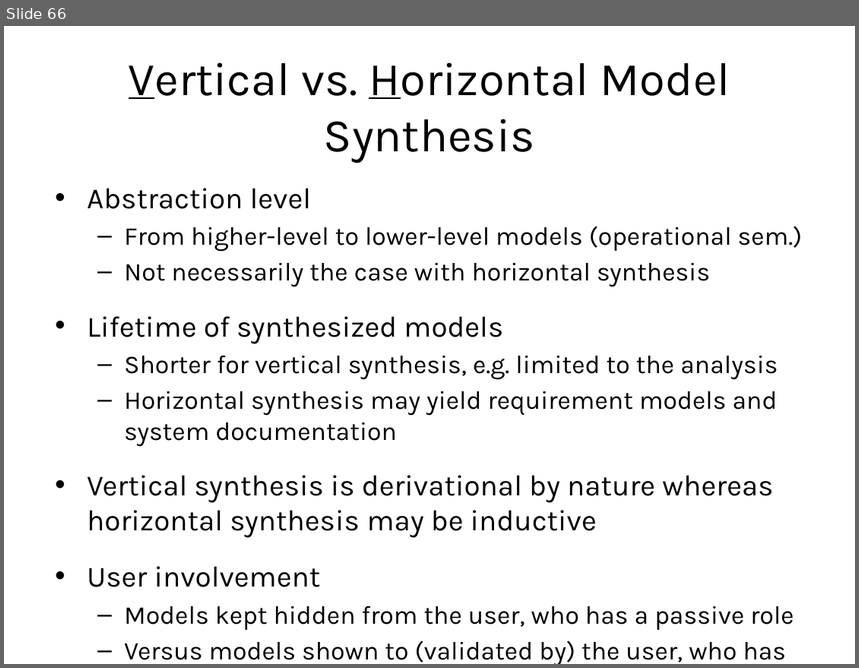
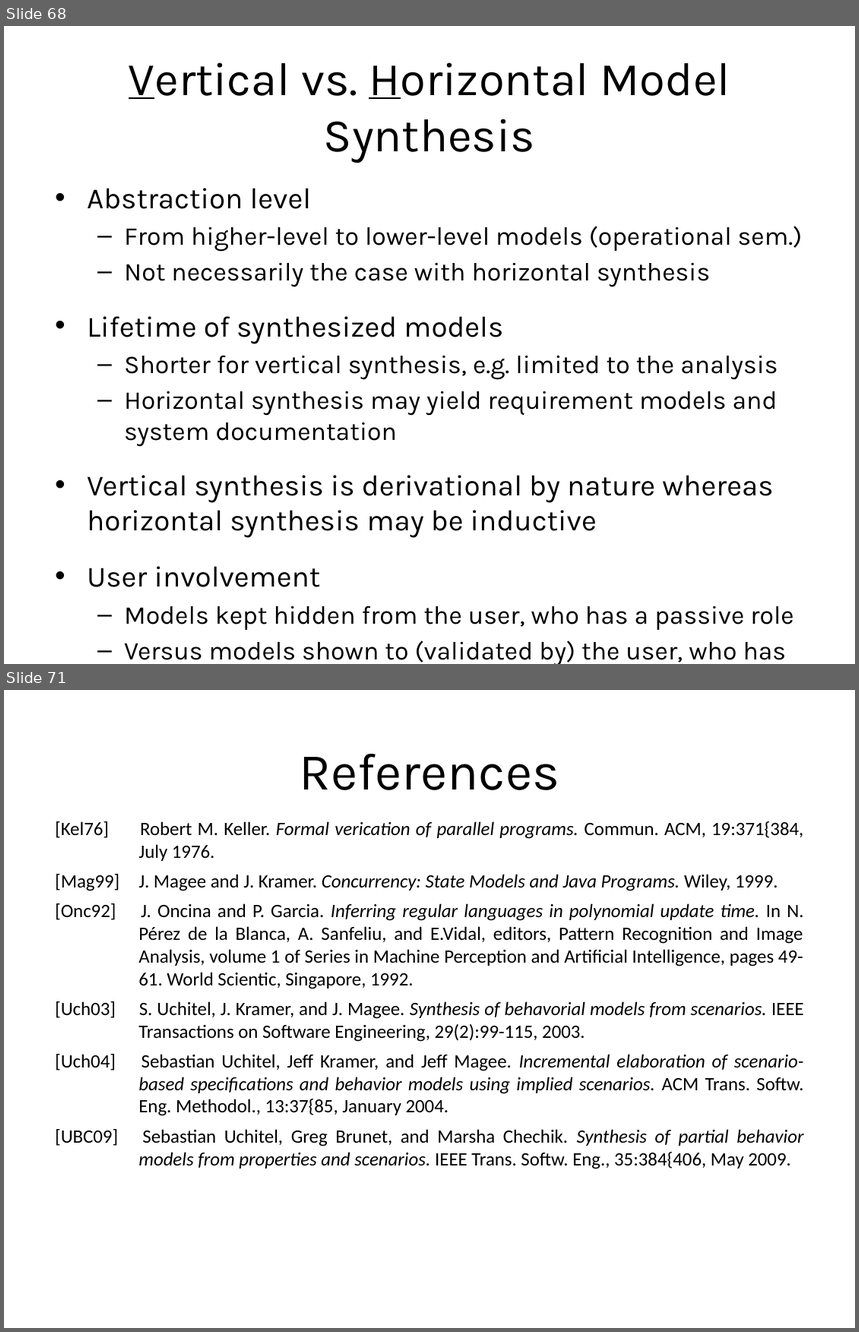
Before and after one commit to blambeau/phd, a slide deck: private-defense/slides.pptx. Shown one above the other, each under a label of ours: slide 66 before the commit, slides 68 and 71 after it; the slides between them are not shown. The pictures are 859x668 and 859x1332 pixels, drawn with LibreOffice and Linux fonts; fonts in the diff are those of the drawing. Boxes give left, top, right and bottom in pixels: in the first picture for what was removed or moved away, otherwise in the second. Text is boxed around its words. In the diff, an @@ line names an element or a change of style, - is before the commit and + after.

```diff
--- a/private-defense/slides.pptx
+++ b/private-defense/slides.pptx
@@ slide 71 added at (4, 690, 855, 1328), background #FFFFFF @@
@@ title added at (299, 754, 560, 790), 44 pt, text #000000 @@
+References
@@ text added at (55, 821, 804, 1170), 16 pt, text #000000 @@
+[Kel76] Robert M. Keller. Formal verication of parallel programs. Commun. ACM, 19:371{384, July 1976.
+[Mag99] J. Magee and J. Kramer. Concurrency: State Models and Java Programs. Wiley, 1999.
+[Onc92] J. Oncina and P. Garcia. Inferring regular languages in polynomial update time. In N. Pérez de la Blanca, A. Sanfeliu, and E.Vidal, editors, Pattern Recognition and Image Analysis, volume 1 of Series in Machine Perception and Artificial Intelligence, pages 49-61. World Scientic, Singapore, 1992.
+[Uch03] S. Uchitel, J. Kramer, and J. Magee. Synthesis of behavorial models from scenarios. IEEE Transactions on Software Engineering, 29(2):99-115, 2003.
+[Uch04] Sebastian Uchitel, Jeff Kramer, and Jeff Magee. Incremental elaboration of scenario-based specifications and behavior models using implied scenarios. ACM Trans. Softw. Eng. Methodol., 13:37{85, January 2004.
+[UBC09] Sebastian Uchitel, Greg Brunet, and Marsha Chechik. Synthesis of partial behavior models from properties and scenarios. IEEE Trans. Softw. Eng., 35:384{406, May 2009.
@@ what was slide 66 is now slide 68 @@
```
Also in this commit, not shown: 5 slides changed, 4 other slides added.
